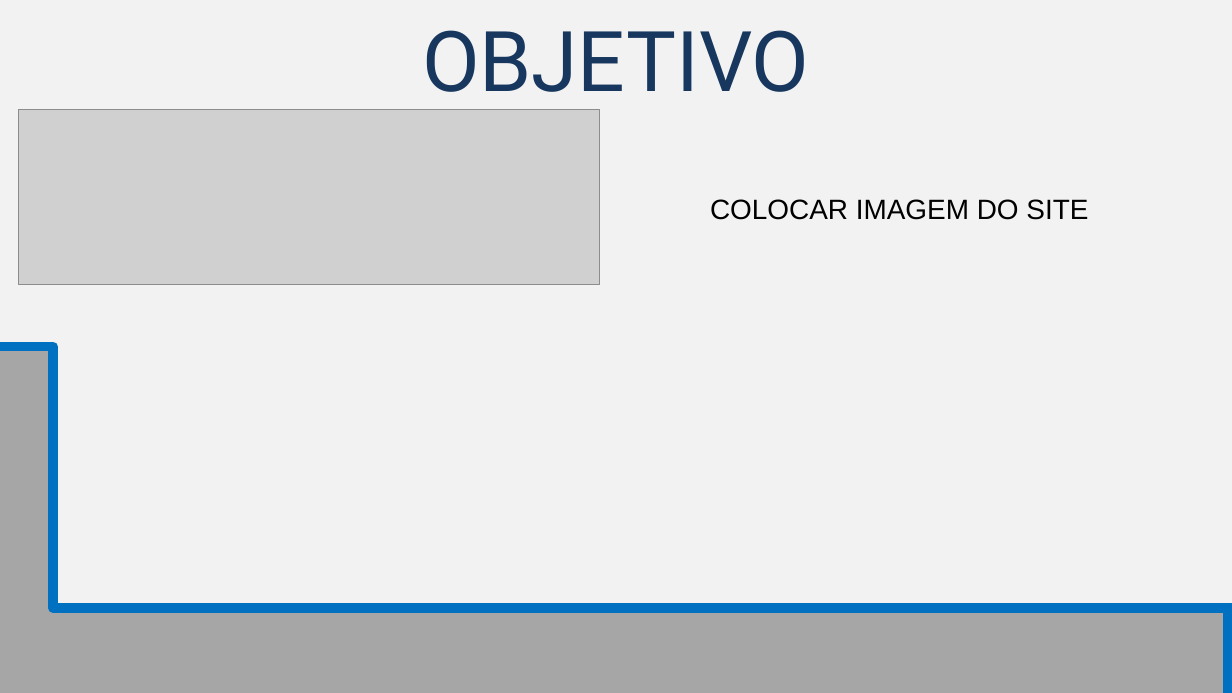
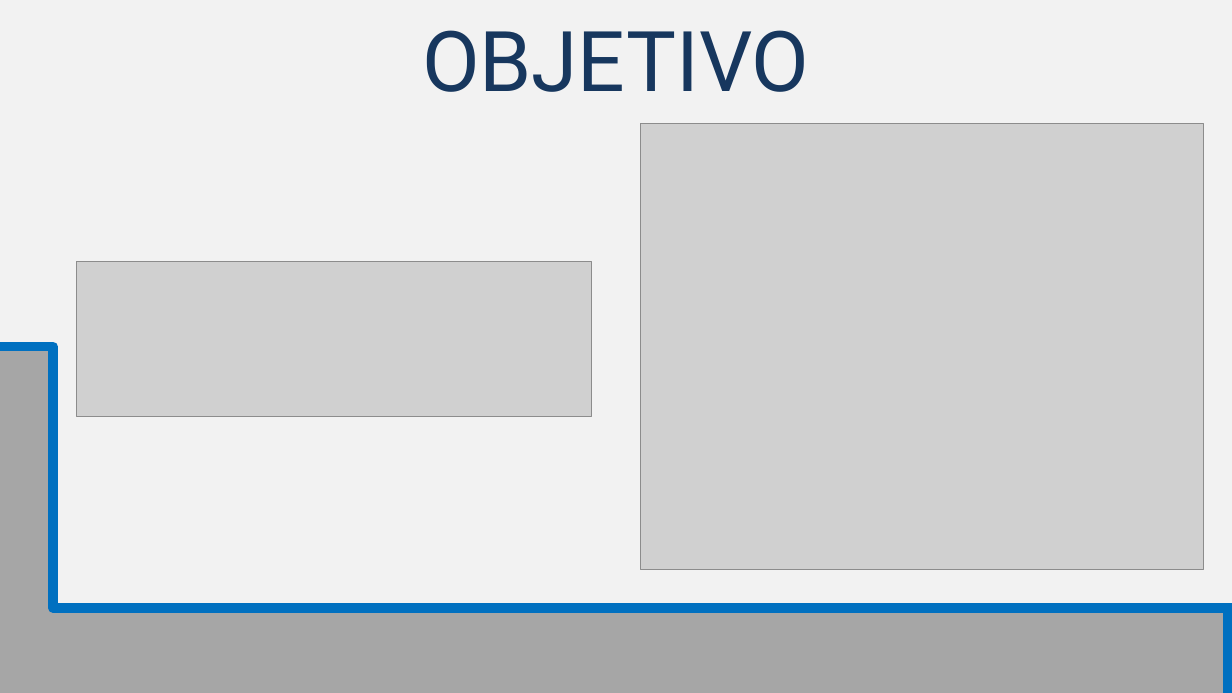
Before and after one commit to TR0NZ0D/Brazil-Career-Hub, a slide deck: slide 3 of Files/TCC - Final/Apresentacao_Final.pptx. Drawn at 1232x693 pixels with LibreOffice and Linux fonts; fonts in the diff are those of the drawing; grey boxes stand for pictures. Boxes give left, top, right and bottom in pixels: in the first picture for what was removed or moved away, otherwise in the second. Text is boxed around its words. In the diff, an @@ line names an element or a change of style, - is before the commit and + after.

```diff
--- a/Files/TCC - Final/Apresentacao_Final.pptx
+++ b/Files/TCC - Final/Apresentacao_Final.pptx
@@ picture added at (641, 124, 1204, 570) @@
@@ text removed at (710, 199, 1088, 220) @@
-COLOCAR IMAGEM DO SITE
@@ picture: place and size @@
-picture at (19, 110, 600, 284)
+picture at (76, 262, 591, 417)
```
Also in this commit, not shown: 4 other slides changed, 3 slides added, 3 other files.
